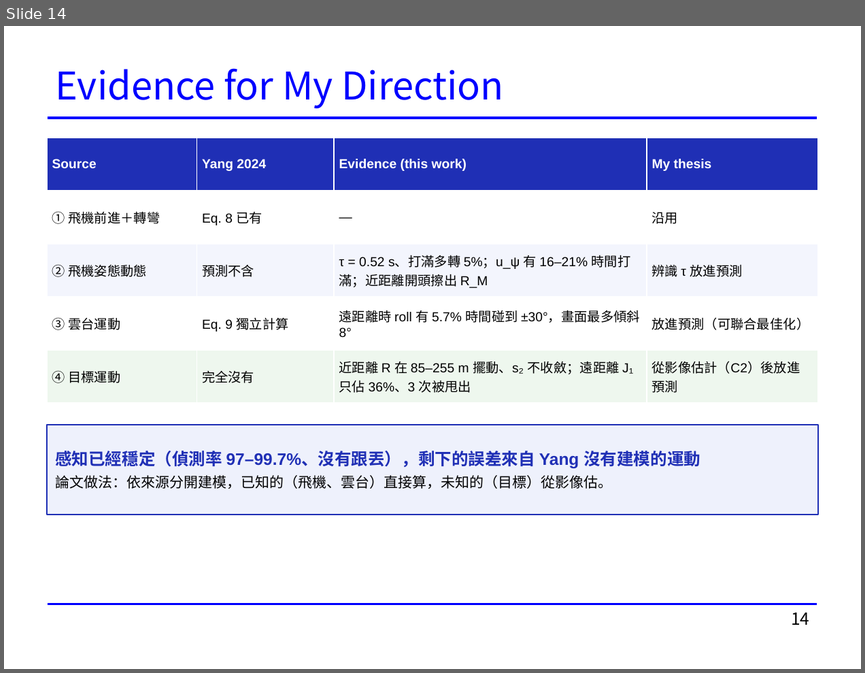
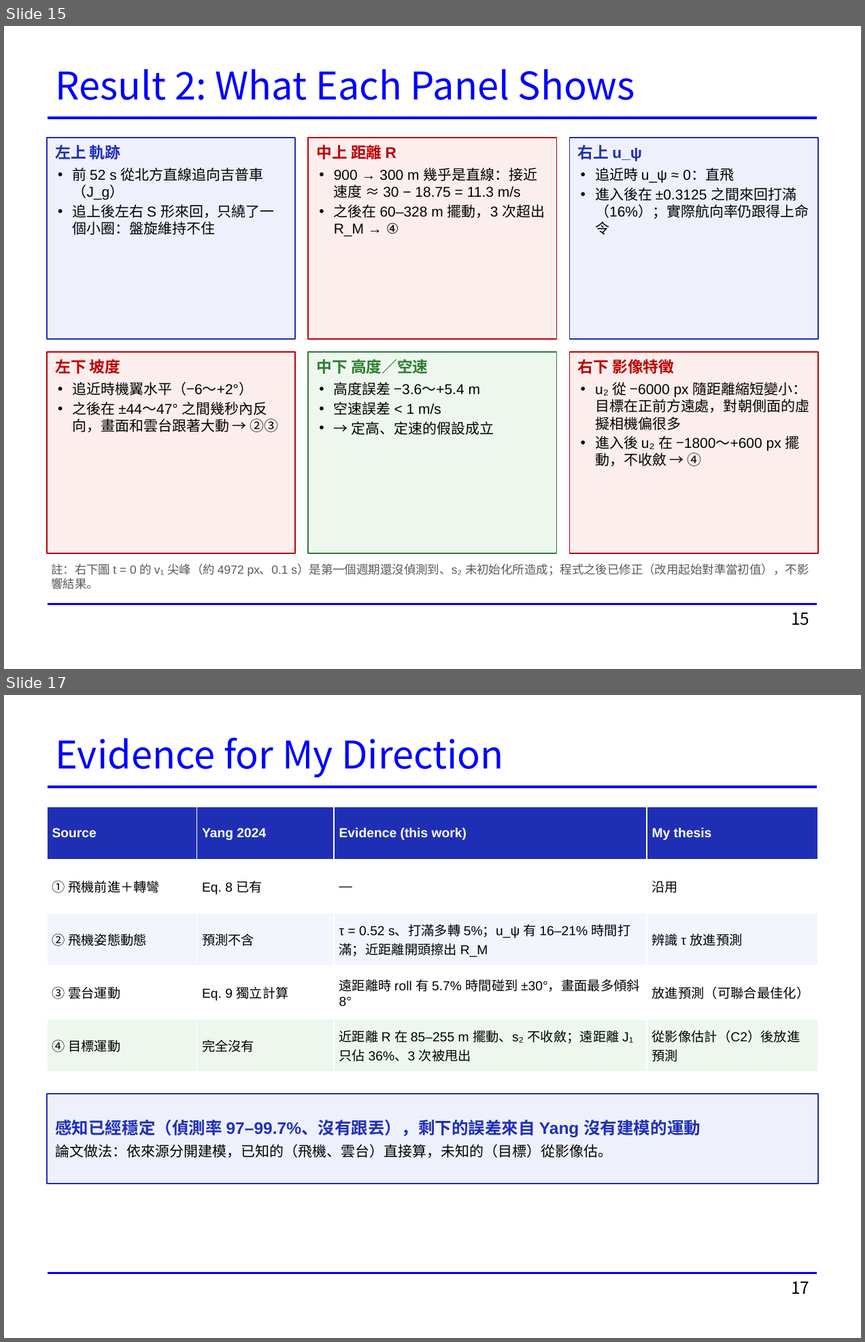
Before and after one commit to rossi1122/hsiang_thesis_simulation, a slide deck: docs/presentations/20261118_Phase2_進度報告.pptx. Shown one above the other, each under a label of ours: slide 14 before the commit, slides 15 and 17 after it; the slides between them are not shown. The pictures are 865x673 and 865x1342 pixels, drawn with LibreOffice and Linux fonts; fonts in the diff are those of the drawing. Boxes give left, top, right and bottom in pixels: in the first picture for what was removed or moved away, otherwise in the second. Text is boxed around its words. In the diff, an @@ line names an element or a change of style, - is before the commit and + after.

```diff
--- a/docs/presentations/20261118_Phase2_進度報告.pptx
+++ b/docs/presentations/20261118_Phase2_進度報告.pptx
@@ slide 15 added at (x1=4, y1=26, x2=861, y2=669), background #FFFFFF; not listed: 2 template elements that a slide beside it also shows @@
@@ title added at (x1=56, y1=69, x2=635, y2=100), 32 pt, text #0000FF @@
+Result 2: What Each Panel Shows
@@ rectangle added at (x1=47, y1=138, x2=295, y2=339), fill #EEF1FC, outline #1F2FB5 1 pt, 12 pt, text #000000 @@
+左上 軌跡
+• 前 52 s 從北方直線追向吉普車（J_g）
+• 追上後左右 S 形來回，只繞了一個小圈：盤旋維持不住
@@ rectangle added at (x1=308, y1=138, x2=557, y2=339), fill #FDEEEE, outline #C00000 1 pt, 12 pt, text #000000 @@
+中上 距離 R
+• 900 → 300 m 幾乎是直線：接近速度 ≈ 30 − 18.75 = 11.3 m/s
+• 之後在 60–328 m 擺動，3 次超出 R_M → ④
@@ rectangle added at (x1=570, y1=138, x2=818, y2=339), fill #EEF1FC, outline #1F2FB5 1 pt, 12 pt, text #000000 @@
+右上 u_ψ
+• 追近時 u_ψ ≈ 0：直飛
+• 進入後在 ±0.3125 之間來回打滿（16%）；實際航向率仍跟得上命令
@@ rectangle added at (x1=47, y1=352, x2=295, y2=553), fill #FDEEEE, outline #C00000 1 pt, 12 pt, text #000000 @@
+左下 坡度
+• 追近時機翼水平（−6～+2°）
+• 之後在 ±44～47° 之間幾秒內反向，畫面和雲台跟著大動 → ②③
@@ rectangle added at (x1=308, y1=352, x2=557, y2=553), fill #EEF7EE, outline #2E7D32 1 pt, 12 pt, text #000000 @@
+中下 高度／空速
+• 高度誤差 −3.6～+5.4 m
+• 空速誤差 < 1 m/s
+• → 定高、定速的假設成立
@@ rectangle added at (x1=570, y1=352, x2=818, y2=553), fill #FDEEEE, outline #C00000 1 pt, 12 pt, text #000000 @@
+右下 影像特徵
+• u₂ 從 −6000 px 隨距離縮短變小：目標在正前方遠處，對朝側面的虛擬相機偏很多
+• 進入後 u₂ 在 −1800～+600 px 擺動，不收斂 → ④
@@ text added at (x1=51, y1=563, x2=809, y2=589), 10 pt, text #595959 @@
+註：右下圖 t = 0 的 v₁ 尖峰（約 4972 px、0.1 s）是第一個週期還沒偵測到、s₂ 未初始化所造成；程式之後已修正（改用起始對準當初值），不影響結果。
@@ page number added at (x1=791, y1=612, x2=809, y2=625), 14 pt, text #000000 @@
+15
@@ what was slide 14 is now slide 17 @@
@@ page number at (x1=791, y1=1281, x2=809, y2=1293): text changed @@
-14
+17
```
Also in this commit, not shown: 5 slides changed, 2 other slides added.
